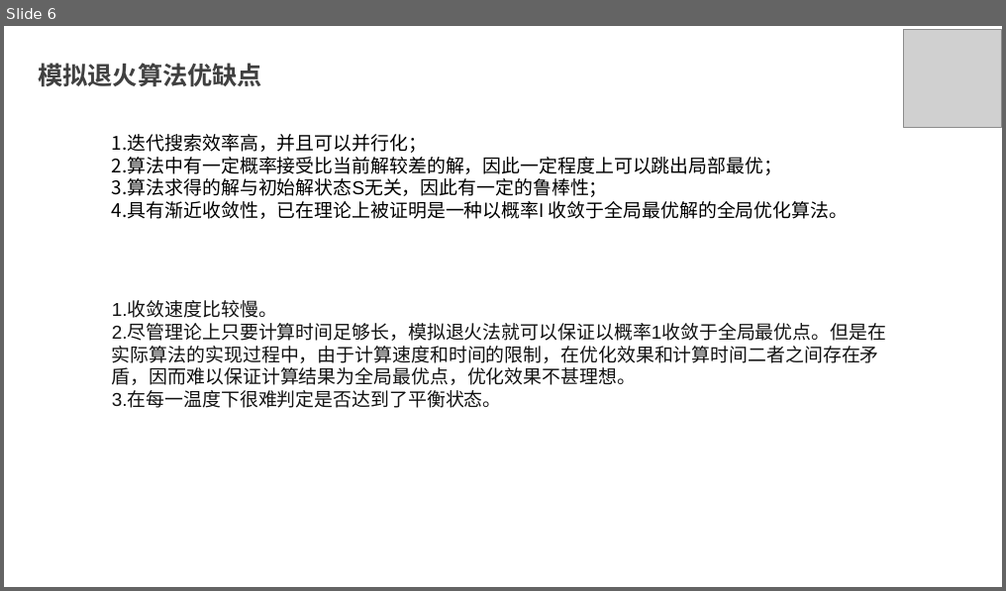
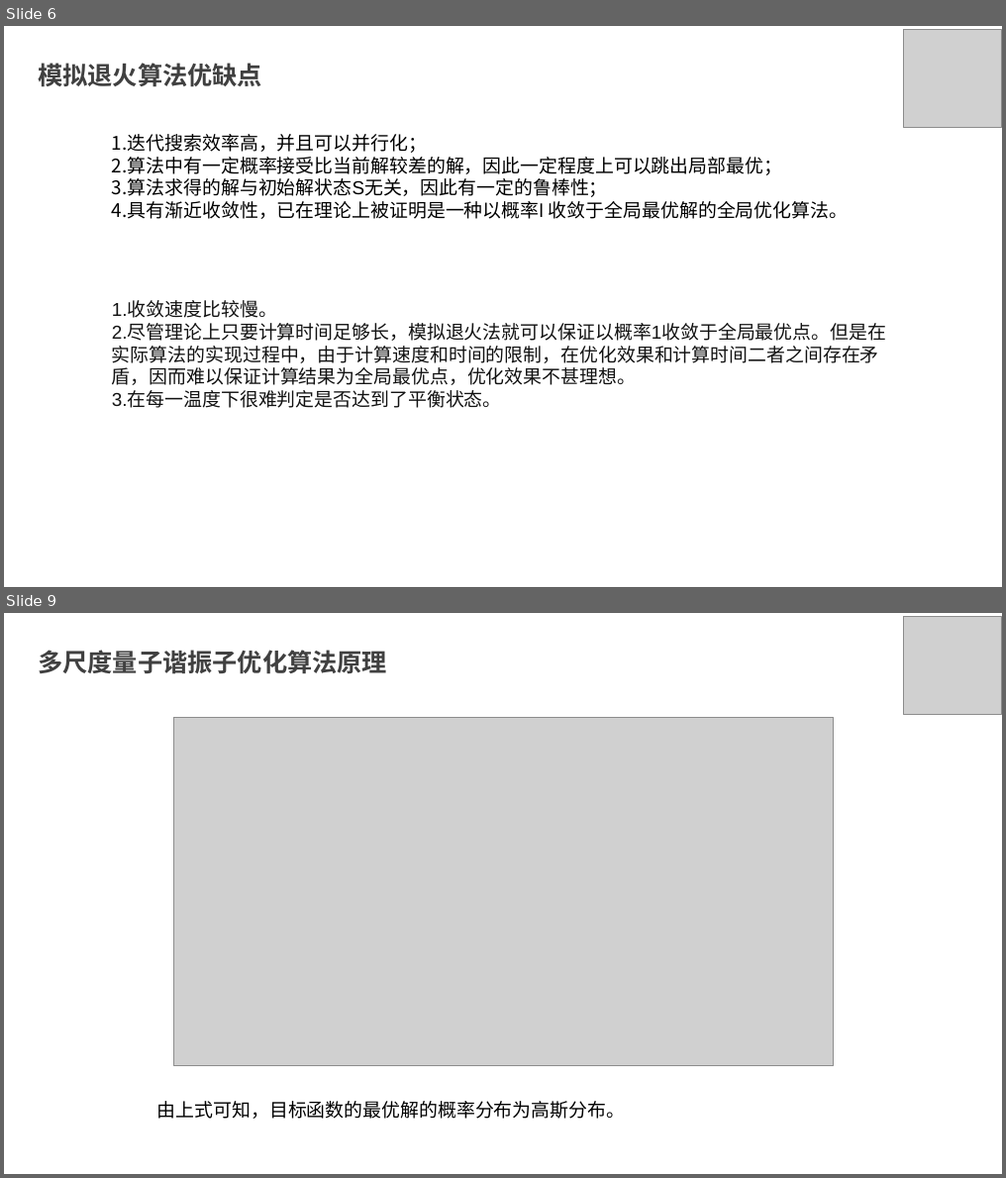
Before and after one commit to Bob-helloworld/MachineLearningRelative, a slide deck: 模拟算法.pptx. Shown one above the other, each under a label of ours: slide 6 before the commit, slides 6 and 9 after it; the slides between them are not shown. The pictures are 1006x591 and 1006x1178 pixels, drawn with LibreOffice and Linux fonts; fonts in the diff are those of the drawing; grey boxes stand for pictures. Boxes give left, top, right and bottom in pixels: in the first picture for what was removed or moved away, otherwise in the second. Text is boxed around its words. In the diff, an @@ line names an element or a change of style, - is before the commit and + after.

Commit message:
新增多尺度扩散聚类

```diff
--- a/模拟算法.pptx
+++ b/模拟算法.pptx
@@ slide 9 added at bbox=[4, 613, 1002, 1174], background #FFFFFF @@
@@ picture added at bbox=[903, 617, 1001, 714] @@
@@ text added at bbox=[38, 650, 387, 674], 24 pt, text #404040, bold @@
+多尺度量子谐振子优化算法原理
@@ picture added at bbox=[174, 718, 835, 1066] @@
@@ text added at bbox=[157, 1101, 625, 1119], 18 pt, text #000000 @@
+由上式可知，目标函数的最优解的概率分布为高斯分布。
```
Also in this commit, not shown: 3 other slides added, 18 other files.
